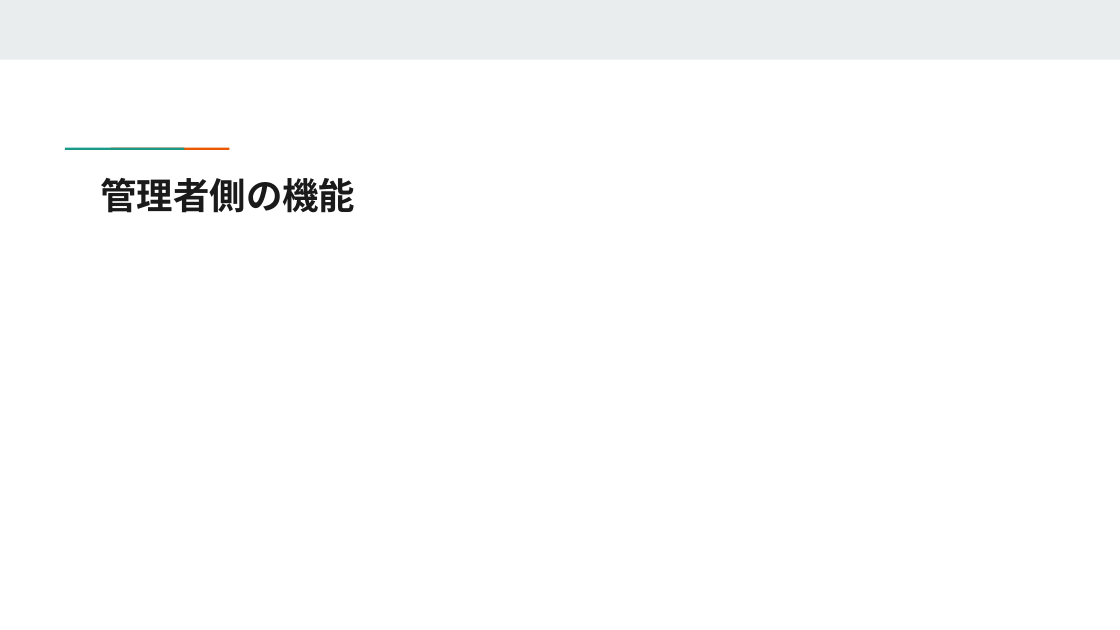
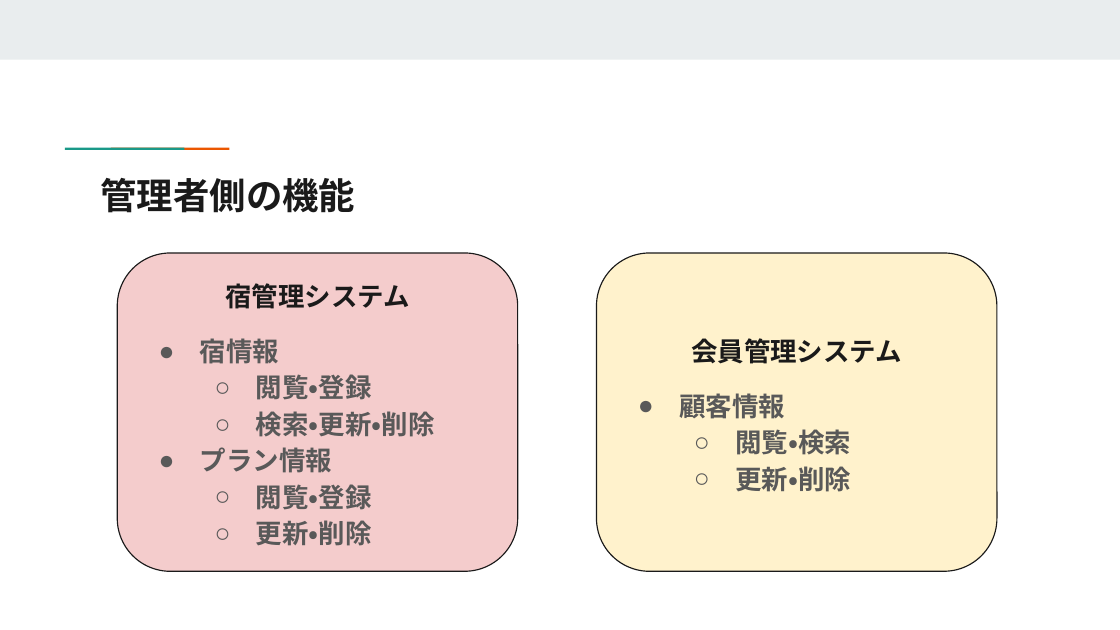
Before and after one commit to reskill-java-2024-nomura/Nomcnc, a slide deck: slide 5 of document/成果発表会資料.pptx. Drawn at 1120x630 pixels with LibreOffice and Linux fonts; fonts in the diff are those of the drawing. Boxes give left, top, right and bottom in pixels: in the first picture for what was removed or moved away, otherwise in the second. Text is boxed around its words. In the diff, an @@ line names an element or a change of style, - is before the commit and + after.

```diff
--- a/document/成果発表会資料.pptx
+++ b/document/成果発表会資料.pptx
@@ rounded rectangle added at (118,253,519,571), fill #F4CCCC, outline #1A1A1A 0.75 pt, 17 pt, text #595959, bold @@
+宿管理システム
+● 宿情報
+  ○ 閲覧・登録
+  ○ 検索・更新・削除
+● プラン情報
+  ○ 閲覧・登録
+  ○ 更新・削除
@@ rounded rectangle added at (597,253,998,571), fill #FFF2CC, outline #1A1A1A 0.75 pt, 17 pt, text #595959, bold @@
+会員管理システム
+● 顧客情報
+  ○ 閲覧・検索
+  ○ 更新・削除
```
Also in this commit, not shown: 9 other slides changed, 1 slide added.
